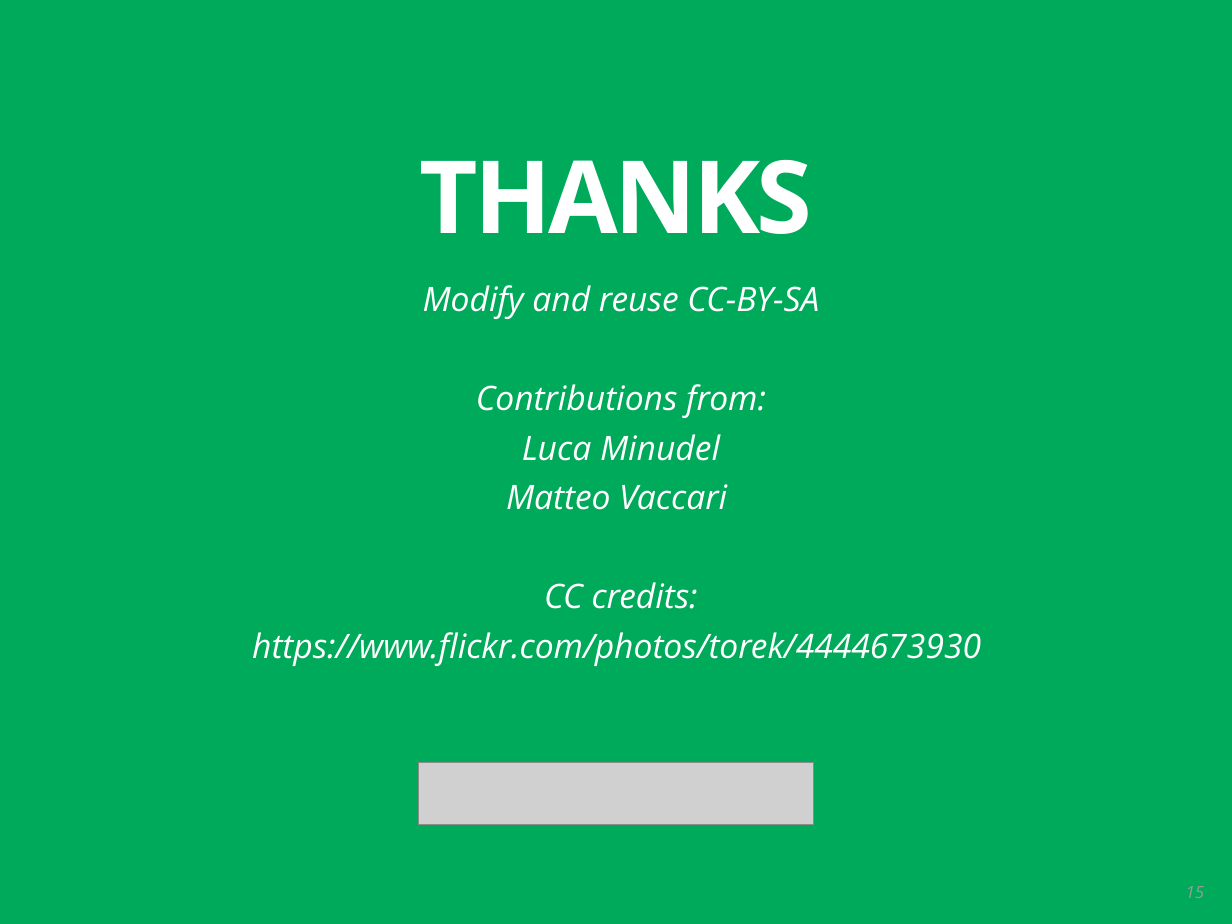
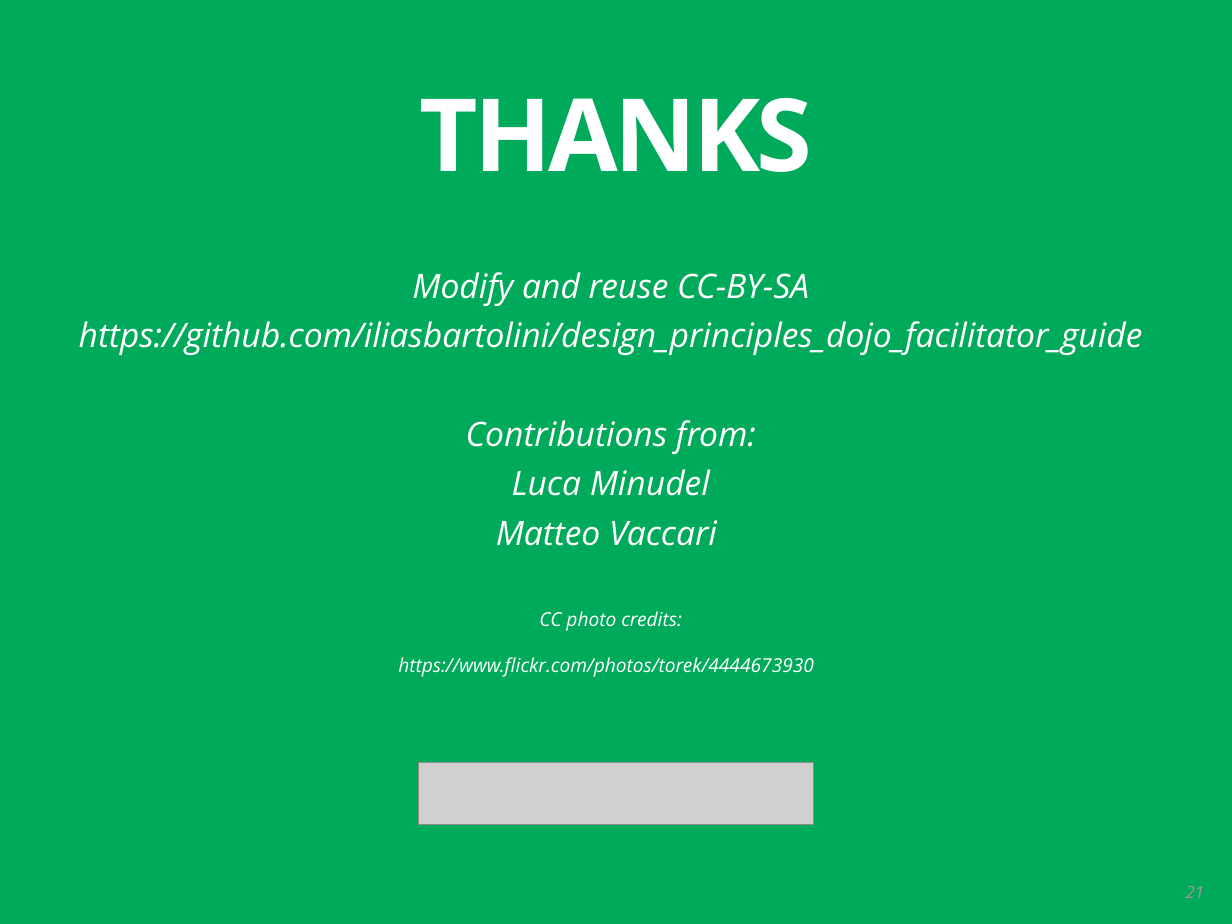
Before and after one commit to iliasbartolini/design_principles_dojo_facilitator_guide, a slide deck: slide 21 of design_principles_presentation_deck.odp (slide 15 before the commit). Drawn at 1232x924 pixels with LibreOffice and Linux fonts; fonts in the diff are those of the drawing; grey boxes stand for pictures. Boxes give left, top, right and bottom in pixels: in the first picture for what was removed or moved away, otherwise in the second. Text is boxed around its words. In the diff, an @@ line names an element or a change of style, - is before the commit and + after.

```diff
--- a/design_principles_presentation_deck.odp
+++ b/design_principles_presentation_deck.odp
@@ title "THANKS": place and size @@
-title "THANKS" at (420,160,812,234)
+title "THANKS" at (420,98,812,172)
@@ text "Modify and reuse CC-BY-SA": place and size @@
-text "Modify and reuse CC-BY-SA" at (252,285,981,666)
+text "Modify and reuse CC-BY-SA" at (79,272,1143,677)
@@ text at (79,321,1143,355): paragraph added @@
+https://github.com/iliasbartolini/design_principles_dojo_facilitator_guide
@@ text at (398,611,814,677): text changed; size 28 to 16 pt @@
-CC credits:
-https://www.flickr.com/photos/torek/4444673930
+CC photo credits:
+https://www.flickr.com/photos/torek/4444673930
@@ page number at (1186,886,1205,898): text changed @@
-15
+21
```
Also in this commit, not shown: 2 other slides changed, 6 slides added, 1 other file.
